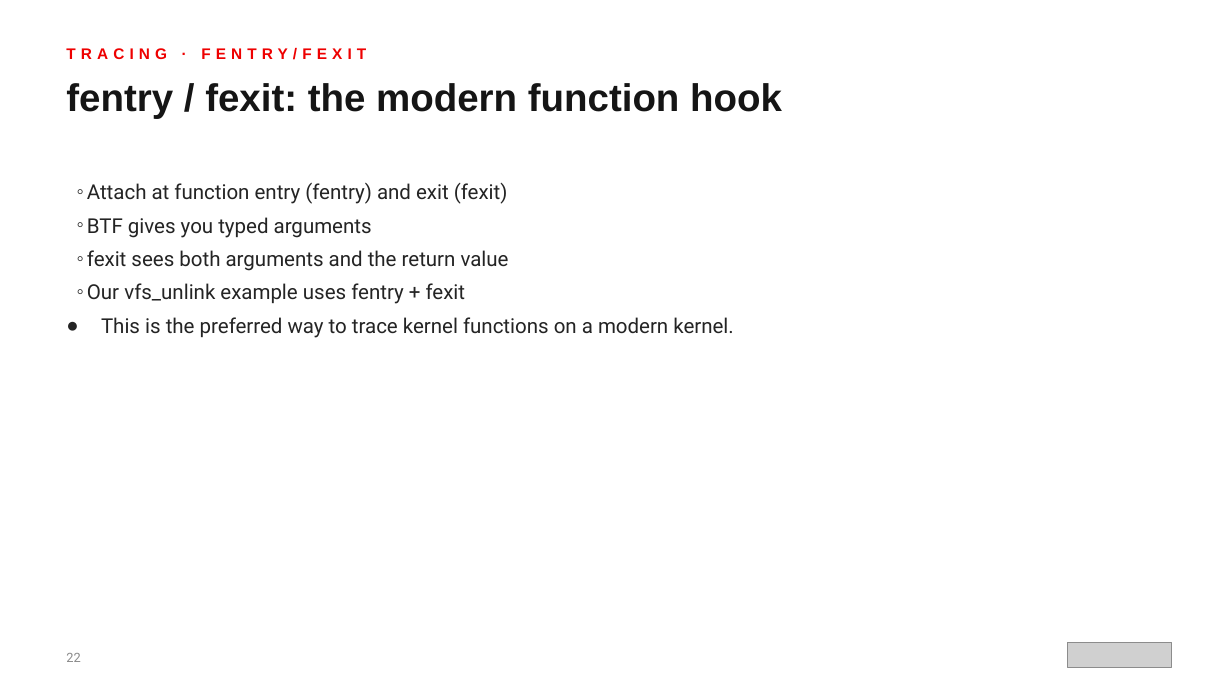
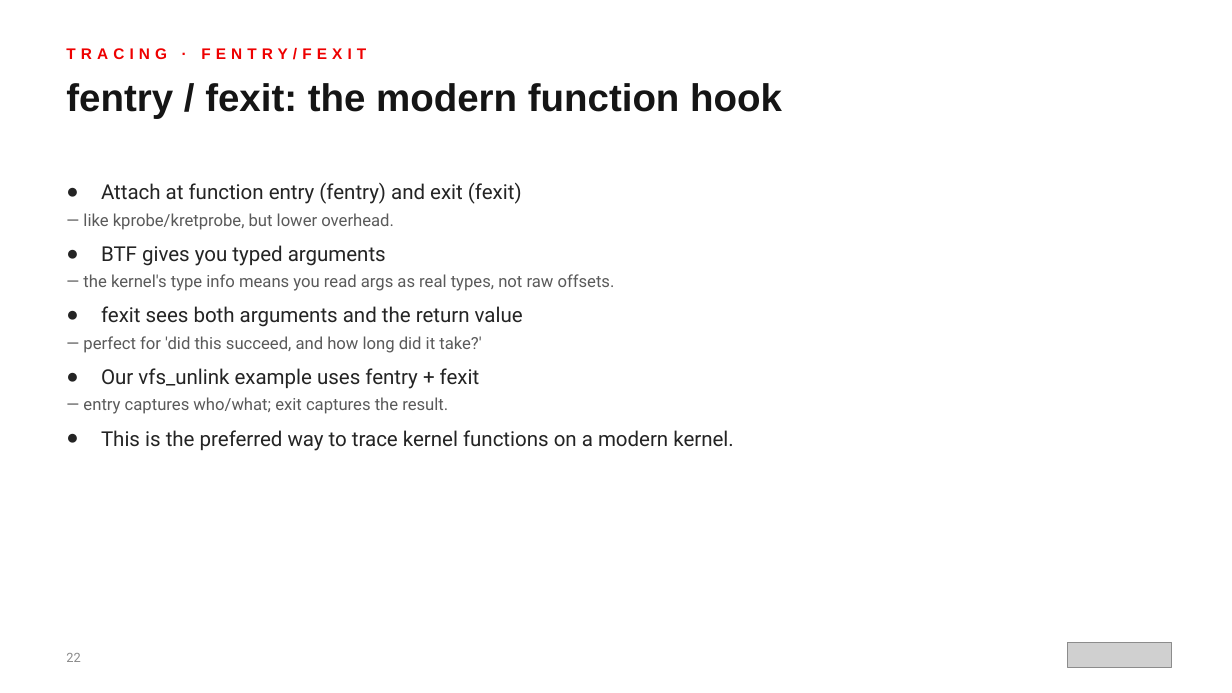
Before and after one commit to patterncatalyst/ebpf-with-aya, a slide deck: slide 22 of presentation/ebpf-aya-101-r01.0.pptx. Drawn at 1232x693 pixels with LibreOffice and Linux fonts; fonts in the diff are those of the drawing; grey boxes stand for pictures. Boxes give left, top, right and bottom in pixels: in the first picture for what was removed or moved away, otherwise in the second. Text is boxed around its words. In the diff, an @@ line names an element or a change of style, - is before the commit and + after.

```diff
--- a/presentation/ebpf-aya-101-r01.0.pptx
+++ b/presentation/ebpf-aya-101-r01.0.pptx
@@ text at bbox=[101, 183, 523, 389]: bullet ◦ to ●; list level 2 to 1 in "Attach at function entry (fentry) ..."; list level 2 to 1 in "BTF gives you typed arguments"; list level 2 to 1 in "fexit sees both arguments and ..."; list level 2 to 1 in "Our vfs_unlink example uses fentry ..." @@
@@ text at bbox=[83, 213, 394, 230]: paragraph added @@
+  — like kprobe/kretprobe, but lower overhead.
@@ text at bbox=[83, 274, 615, 291]: paragraph added @@
+  — the kernel's type info means you read args as real types, not raw offsets.
@@ text at bbox=[83, 336, 481, 353]: paragraph added @@
+  — perfect for 'did this succeed, and how long did it take?'
@@ text at bbox=[83, 397, 448, 414]: paragraph added @@
+  — entry captures who/what; exit captures the result.
```
Also in this commit, not shown: 10 other slides changed, 25 other files.
